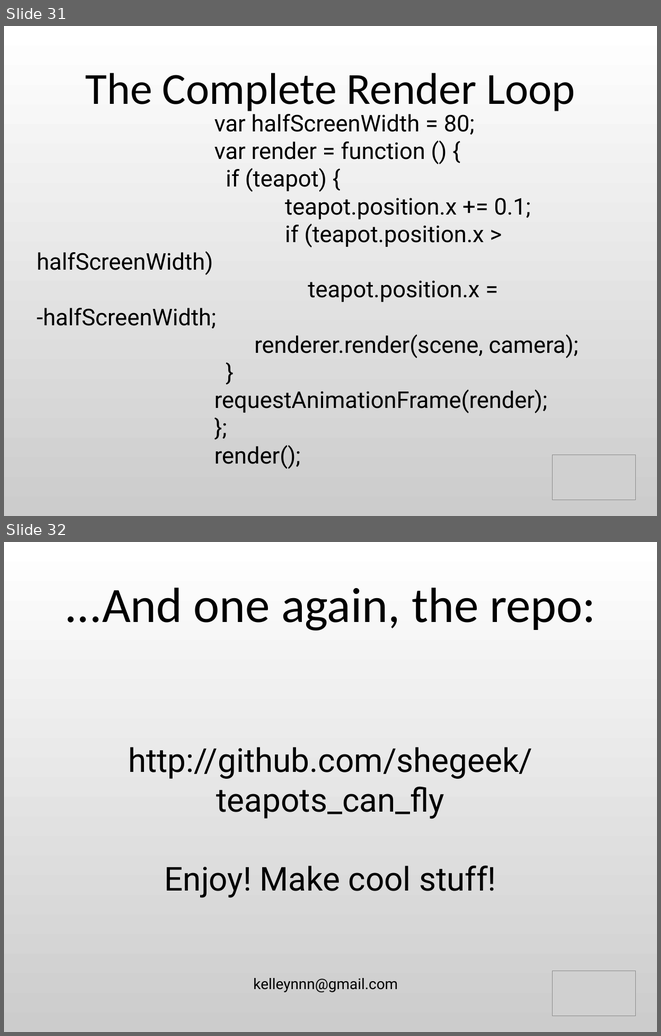
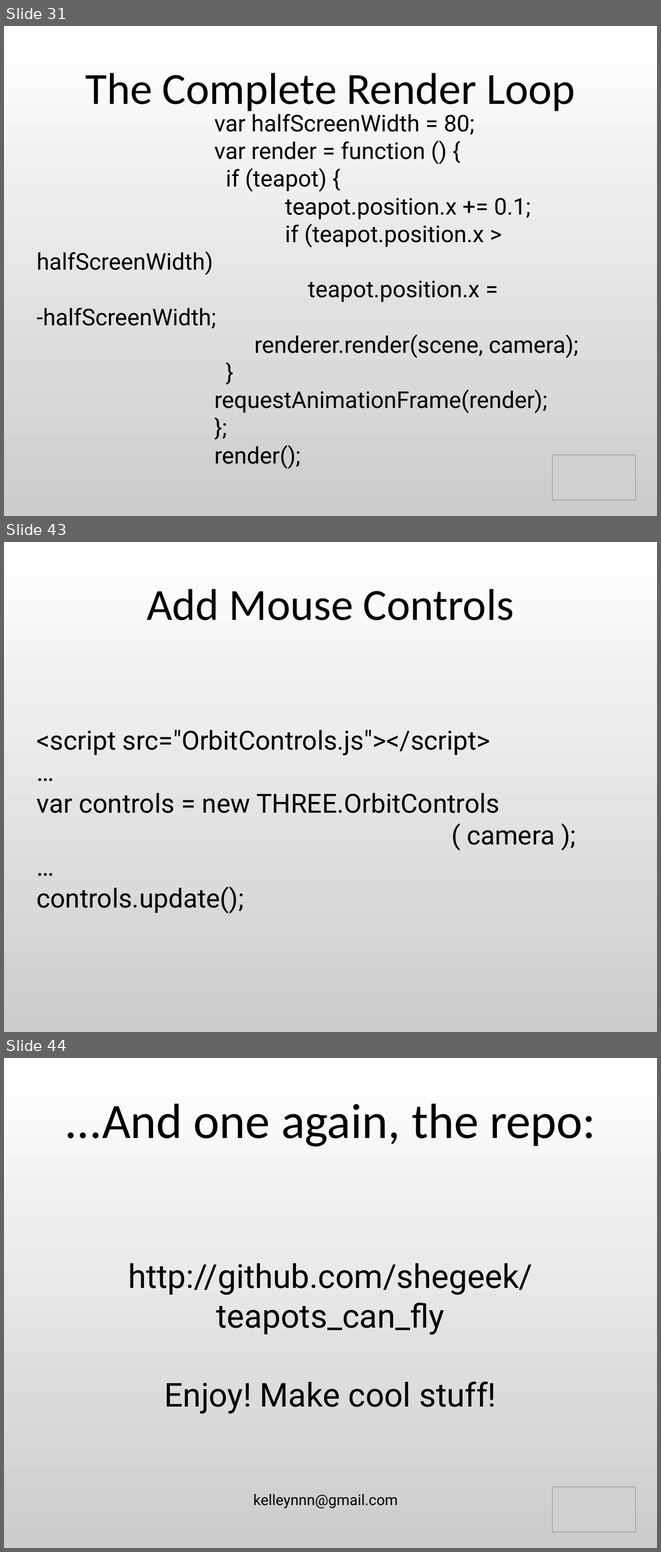
Before and after one commit to shegeek/teapots_can_fly, a slide deck: slides/teapots_can_fly-slides.odp. Shown one above the other, each under a label of ours: slides 31 and 32 before the commit, slides 31, 43 and 44 after it; the slides between them are not shown. The pictures are 661x1036 and 661x1552 pixels, drawn with LibreOffice and Linux fonts; fonts in the diff are those of the drawing; grey boxes stand for pictures. Boxes give left, top, right and bottom in pixels: in the first picture for what was removed or moved away, otherwise in the second. Text is boxed around its words. In the diff, an @@ line names an element or a change of style, - is before the commit and + after.

```diff
--- a/slides/teapots_can_fly-slides.odp
+++ b/slides/teapots_can_fly-slides.odp
@@ slide 43 added at box(4, 542, 657, 1032), background gradient #FFFFFF to #CCCCCC @@
@@ title added at box(147, 589, 514, 620), 54 pt, text #000000 @@
+Add Mouse Controls
@@ subtitle added at box(37, 730, 555, 914), 32 pt, text #000000 @@
+<script src="OrbitControls.js"></script>
+…
+var controls = new THREE.OrbitControls
+( camera );
+…
+controls.update();
@@ what was slide 32 is now slide 44 @@
```
Also in this commit, not shown: 12 other slides added, 7 other files.
